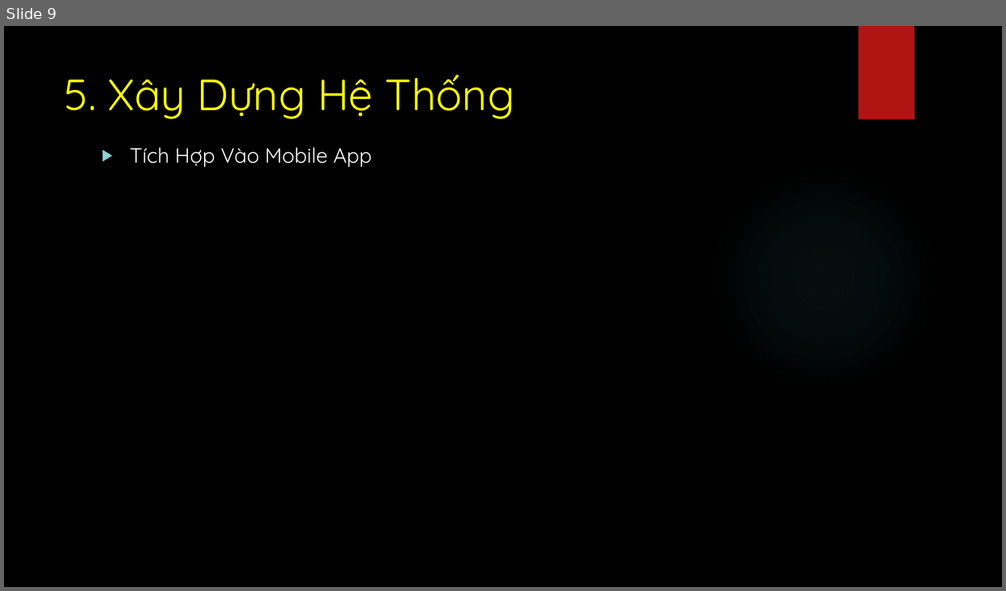
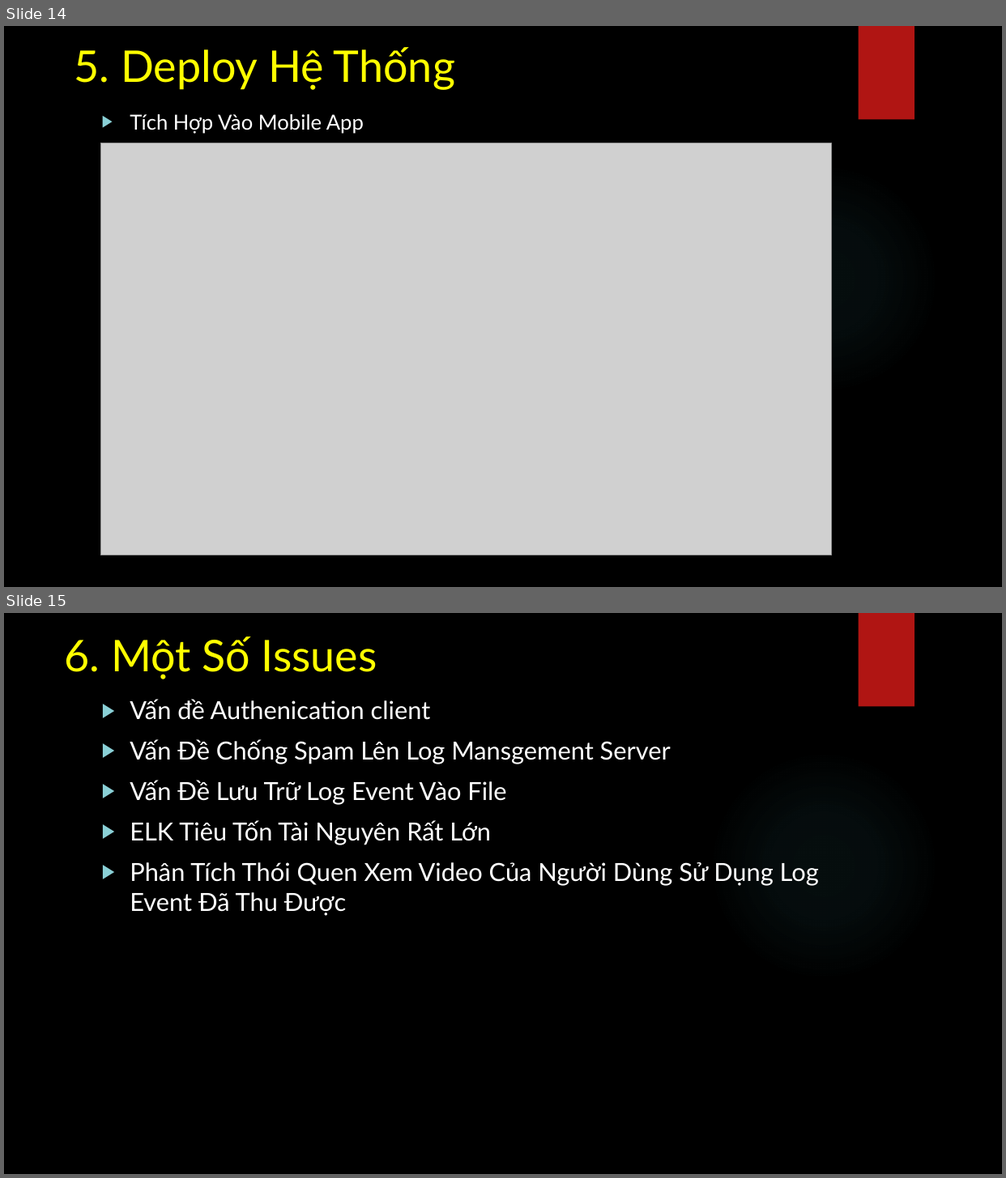
Before and after one commit to PhatBK/videojs-event-tracking-plugin, a slide deck: serminal/slides.pptx. Shown one above the other, each under a label of ours: slide 9 before the commit, slides 14 and 15 after it. The pictures are 1006x591 and 1006x1178 pixels, drawn with LibreOffice and Linux fonts; fonts in the diff are those of the drawing; grey boxes stand for pictures; background and template pictures are left out. Boxes give left, top, right and bottom in pixels: in the first picture for what was removed or moved away, otherwise in the second. Text is boxed around its words. In the diff, an @@ line names an element or a change of style, - is before the commit and + after.

```diff
--- a/serminal/slides.pptx
+++ b/serminal/slides.pptx
@@ slide 15 added at box(4, 613, 1002, 1174), background picture (left out); not listed: 2 template elements that a slide beside it also shows @@
@@ title added at box(64, 636, 377, 679), 42 pt, text #FFFF00 @@
+6. Một Số Issues
@@ text added at box(130, 699, 819, 916), 24 pt, text #FFFFFF @@
+▶ Vấn đề Authenication client
+▶ Vấn Đề Chống Spam Lên Log Mansgement Server
+▶ Vấn Đề Lưu Trữ Log Event Vào File
+▶ ELK Tiêu Tốn Tài Nguyên Rất Lớn
+▶ Phân Tích Thói Quen Xem Video Của Người Dùng Sử Dụng Log Event Đã Thu Được
@@ what was slide 9 is now slide 14 @@
@@ slide 14 changed as well @@
@@ title at box(74, 47, 455, 90): text changed; font Quicksand to Lato @@
-5. Xây Dựng Hệ Thống
+5. Deploy Hệ Thống
@@ text "Tích Hợp Vào Mobile App": place and size @@
-text "Tích Hợp Vào Mobile App" at box(130, 148, 373, 167)
+text "Tích Hợp Vào Mobile App" at box(130, 114, 364, 134)
@@ text "Tích Hợp Vào Mobile App" at box(130, 114, 364, 134): font Quicksand to Lato @@
@@ picture added at box(100, 143, 831, 555) @@
```
Also in this commit, not shown: 9 other slides changed, 4 other slides added, 1 slide removed.
